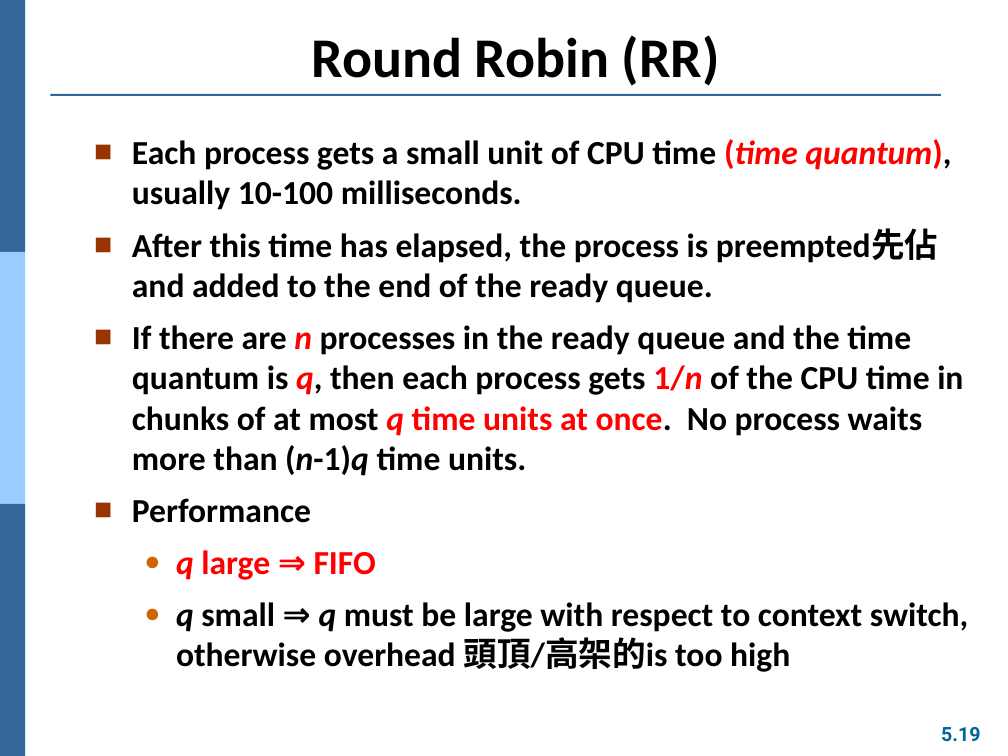
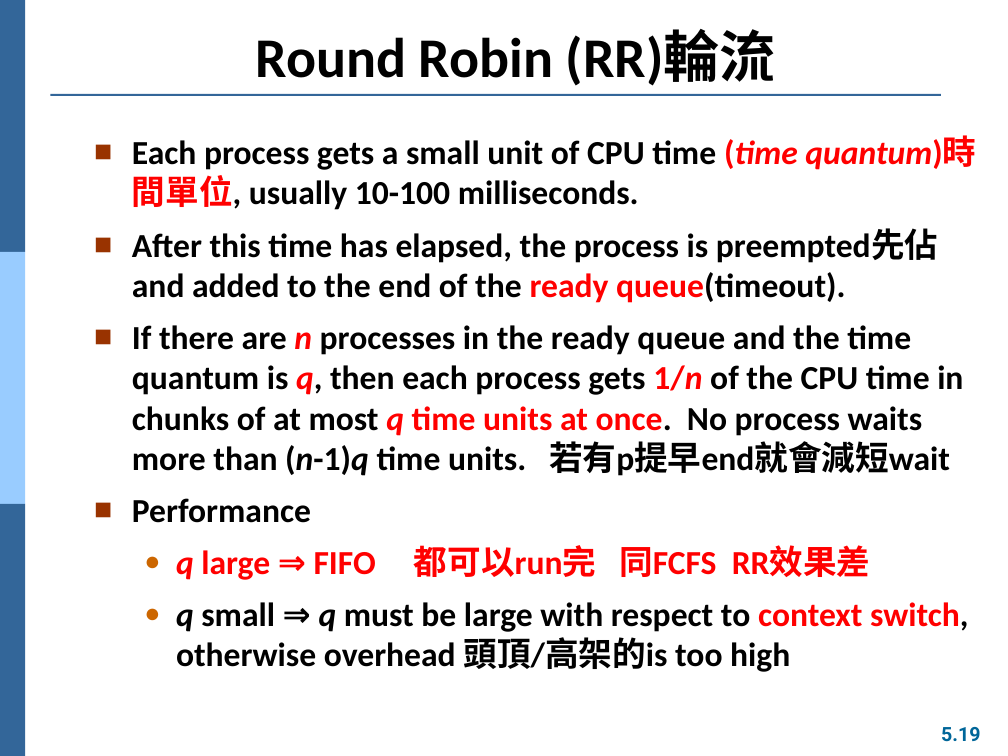
Before and after one commit to Yang09701194/OS_Learning, a slide deck: slide 19 of ch05.pptx. Drawn at 1008x756 pixels with LibreOffice and Linux fonts; fonts in the diff are those of the drawing. Boxes give left, top, right and bottom in pixels: in the first picture for what was removed or moved away, otherwise in the second. Text is boxed around its words. In the diff, an @@ line names an element or a change of style, - is before the commit and + after.

```diff
--- a/ch05.pptx
+++ b/ch05.pptx
@@ title at <box>256,31,776,86</box>: text changed @@
-Round Robin (RR)
+Round Robin (RR)輪流
@@ text at <box>132,137,976,476</box>: text changed @@
-■ Each process gets a small unit of CPU time (time quantum), usually 10-100 milliseconds.
-■ After this time has elapsed, the process is preempted先佔 and added to the end of the ready queue.
-■ If there are n processes in the ready queue and the time quantum is q, then each process gets 1/n of the CPU time in chunks of at most q time units at once. No process waits more than (n-1)q time units.
+■ Each process gets a small unit of CPU time (time quantum)時間單位, usually 10-100 milliseconds.
+■ After this time has elapsed, the process is preempted先佔 and added to the end of the ready queue(timeout).
+■ If there are n processes in the ready queue and the time quantum is q, then each process gets 1/n of the CPU time in chunks of at most q time units at once. No process waits more than (n-1)q time units. 若有p提早end就會減短wait
@@ text at <box>176,545,871,580</box>: text changed @@
-  ● q large ⇒ FIFO
+  ● q large ⇒ FIFO 都可以run完 同FCFS RR效果差
@@ text at <box>176,602,968,632</box>: text colour #000000 to #FF0000 in "context switch," @@
```
Also in this commit, not shown: 31 other slides changed, 2 slides added, 1 other file.
